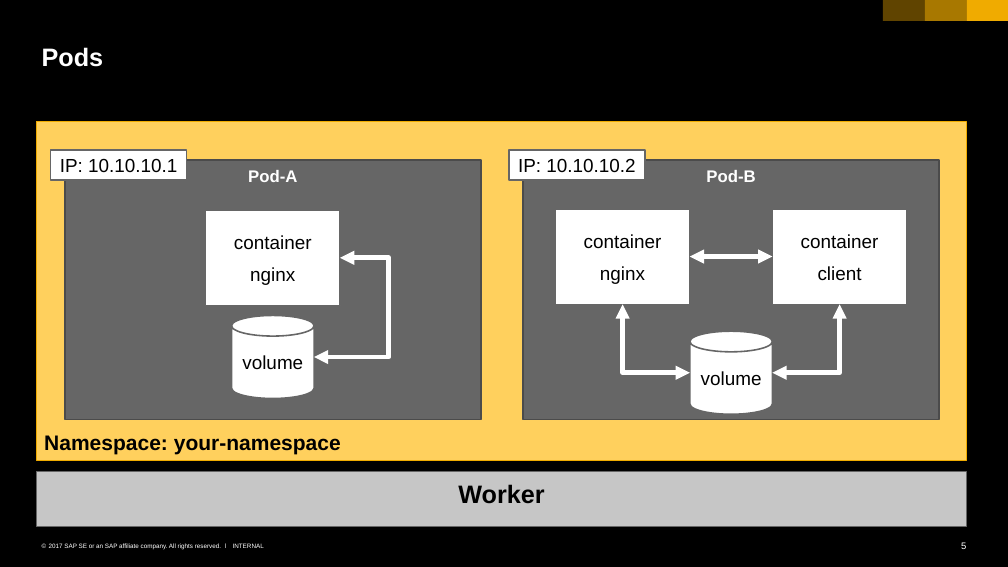
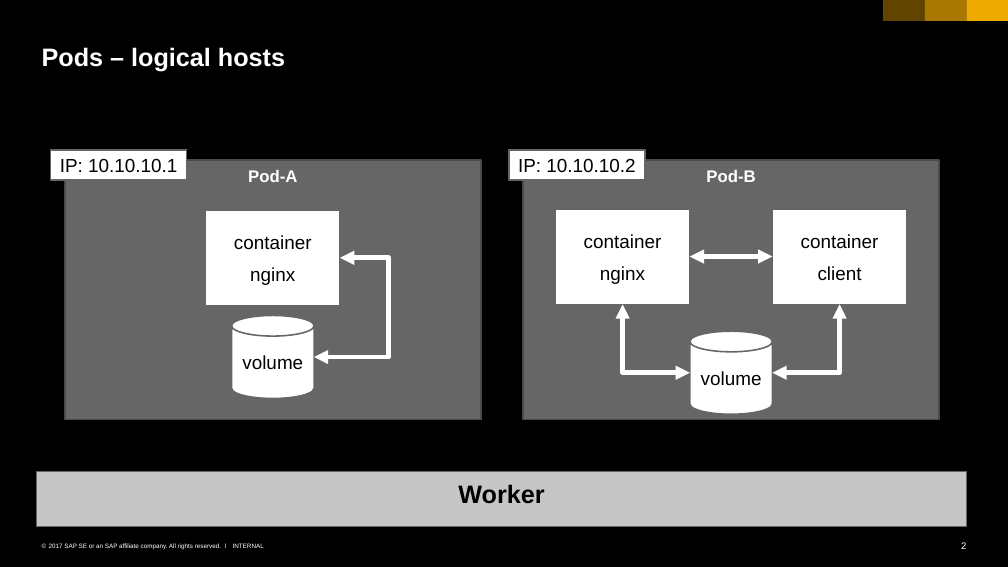
Before and after one commit to cuijiyao01/docker-k8s-training, a slide deck: slide 2 of kubernetes/02_namespaces_pods.pptx (slide 5 before the commit). Drawn at 1008x567 pixels with LibreOffice and Linux fonts; fonts in the diff are those of the drawing. Boxes give left, top, right and bottom in pixels: in the first picture for what was removed or moved away, otherwise in the second. Text is boxed around its words. In the diff, an @@ line names an element or a change of style, - is before the commit and + after.

```diff
--- a/kubernetes/02_namespaces_pods.pptx
+++ b/kubernetes/02_namespaces_pods.pptx
@@ title at [42, 47, 285, 72]: text changed @@
-Pods
+Pods – logical hosts
@@ rectangle removed at [37, 122, 966, 460] @@
-Namespace: your-namespace
@@ page number at [961, 542, 966, 549]: text changed @@
-5
+2
```
Also in this commit, not shown: 2 other slides changed, 1 slide removed.
